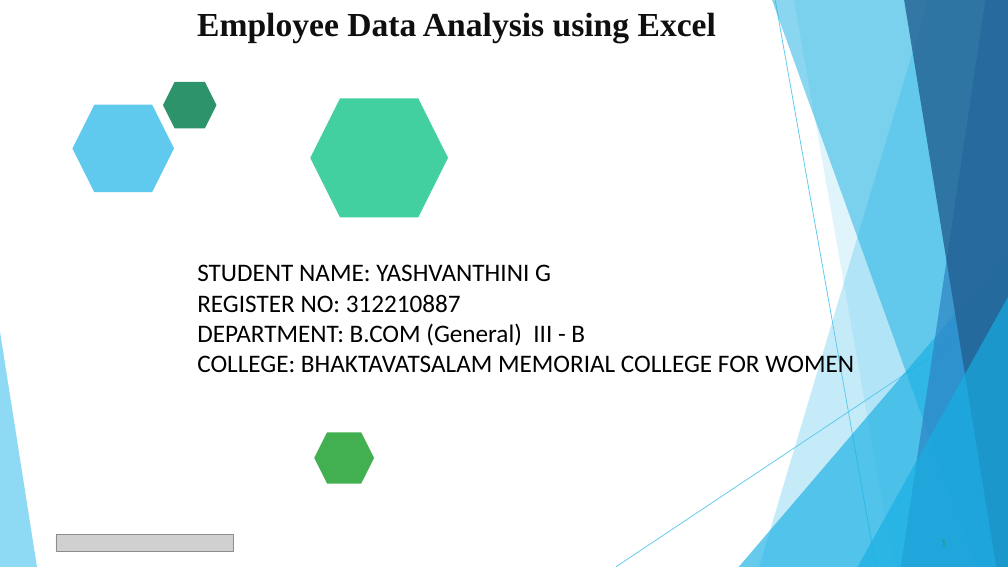
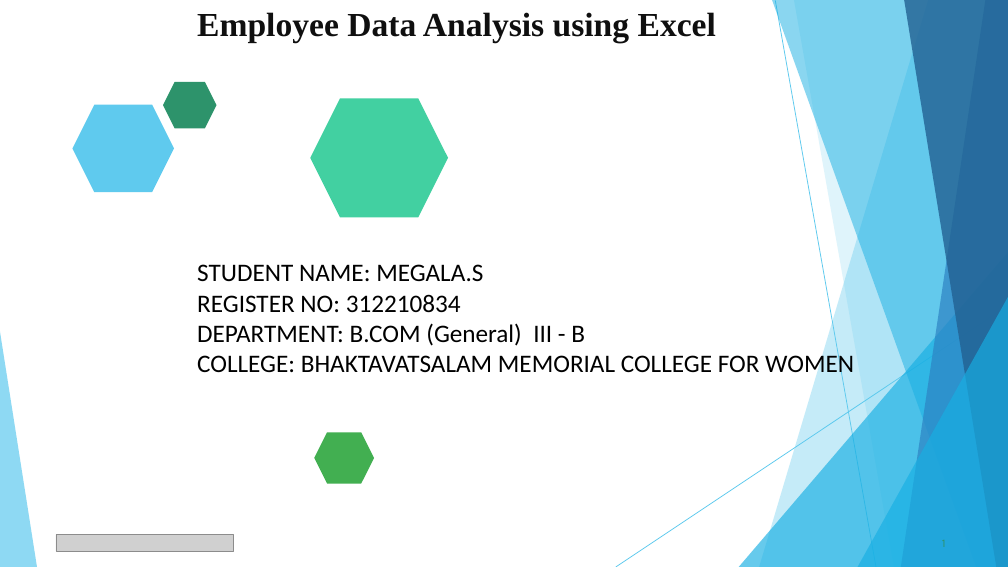
Before and after one commit to Megala2235/TNSDC-DATA-ANALYTICS, a slide deck: slide 1 of Employee data analysis.pptx. Drawn at 1008x567 pixels with LibreOffice and Linux fonts; fonts in the diff are those of the drawing; grey boxes stand for pictures. Boxes give left, top, right and bottom in pixels: in the first picture for what was removed or moved away, otherwise in the second. Text is boxed around its words. In the diff, an @@ line names an element or a change of style, - is before the commit and + after.

```diff
--- a/Employee data analysis.pptx
+++ b/Employee data analysis.pptx
@@ text at [197, 264, 483, 313]: text changed @@
-STUDENT NAME: YASHVANTHINI G
-REGISTER NO: 312210887
+STUDENT NAME: MEGALA.S
+REGISTER NO: 312210834
```
Also in this commit, not shown: 6 other slides changed, 1 other file.
